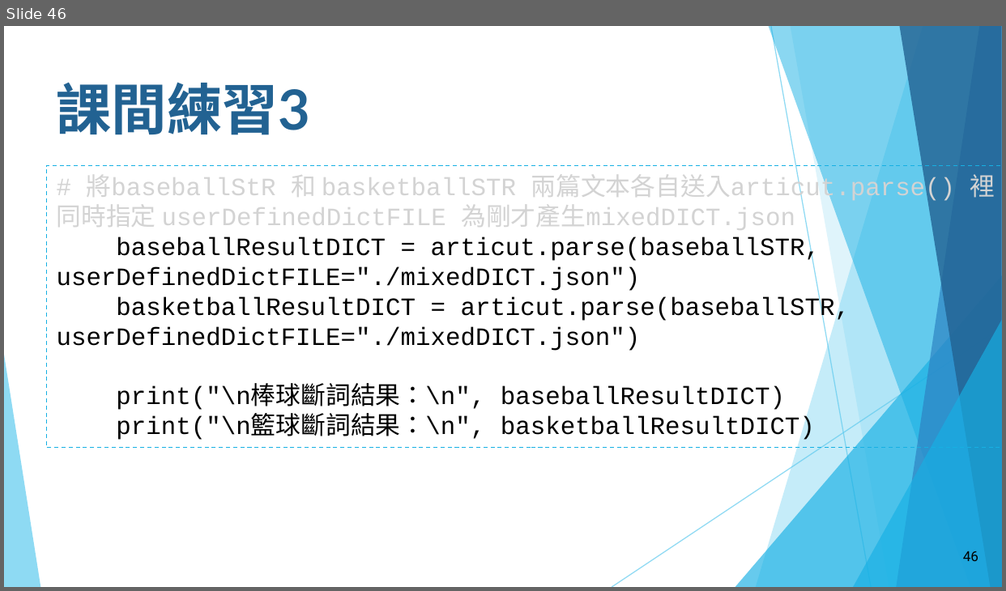
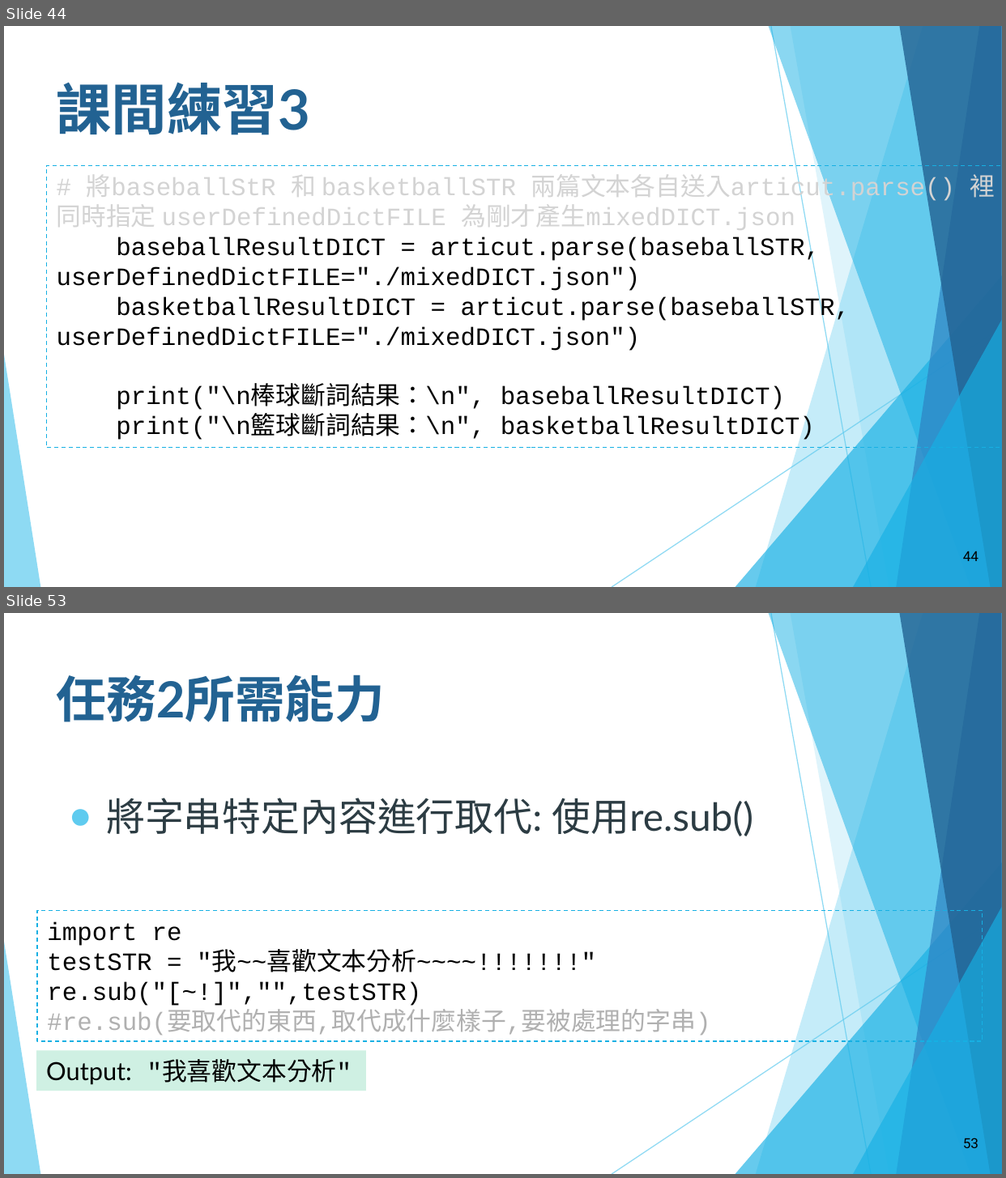
Before and after one commit to howardsukuan/textual-data-analysis-python, a slide deck: week01/文本分析與程式設計Week01_draft1.pptx. Shown one above the other, each under a label of ours: slide 46 before the commit, slides 44 and 53 after it; the slides between them are not shown. The pictures are 1006x591 and 1006x1178 pixels, drawn with LibreOffice and Linux fonts; fonts in the diff are those of the drawing. Boxes give left, top, right and bottom in pixels: in the first picture for what was removed or moved away, otherwise in the second. Text is boxed around its words. In the diff, an @@ line names an element or a change of style, - is before the commit and + after.

```diff
--- a/week01/文本分析與程式設計Week01_draft1.pptx
+++ b/week01/文本分析與程式設計Week01_draft1.pptx
@@ slide 53 added at box(4, 613, 1002, 1174), background #FFFFFF; not listed: 10 template elements that a slide beside it also shows @@
@@ title added at box(57, 675, 385, 722), 36 pt, text #226292, bold @@
+任務2所需能力
@@ text added at box(106, 798, 753, 837), 28 pt, text #2C3C43 @@
+● 將字串特定內容進行取代: 使用re.sub()
@@ rectangle added at box(37, 910, 982, 1041), outline #16B0E3 0.75 pt dashed, 18 pt, text #000000 @@
+import re
+testSTR = "我~~喜歡文本分析~~~~!!!!!!!"
+re.sub("[~!]","",testSTR)
+#re.sub(要取代的東西,取代成什麼樣子,要被處理的字串)
@@ rectangle added at box(37, 1051, 366, 1091), fill #CFF0E3, 18 pt, text #000000 @@
+Output: "我喜歡文本分析"
@@ page number added at box(963, 1138, 978, 1148), 10 pt, text #000000 @@
+53
@@ what was slide 46 is now slide 44 @@
@@ page number at box(963, 552, 978, 561): text changed @@
-46
+44
```
Also in this commit, not shown: 6 slides changed, 9 other slides added, 2 slides removed.
